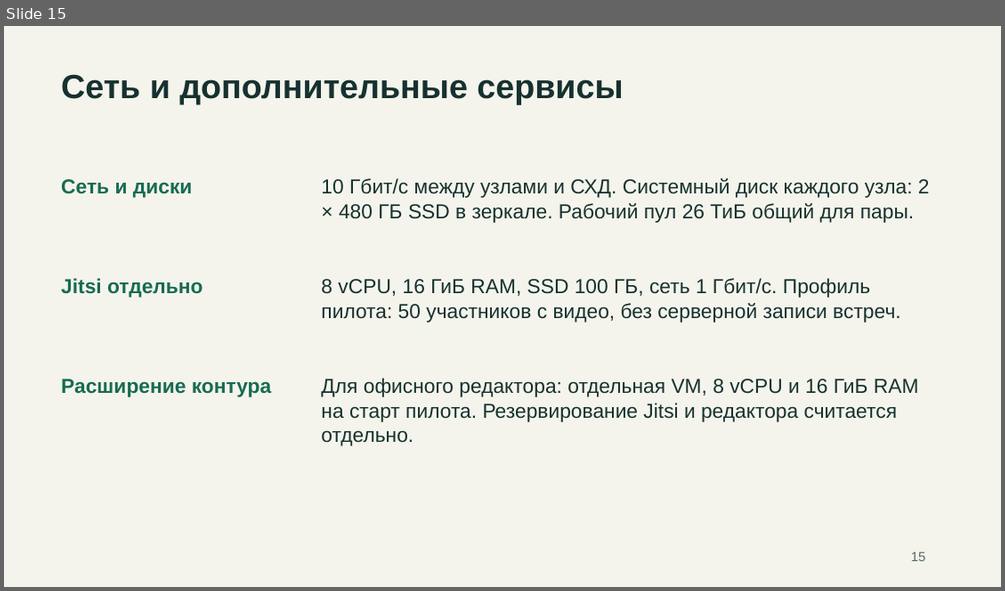
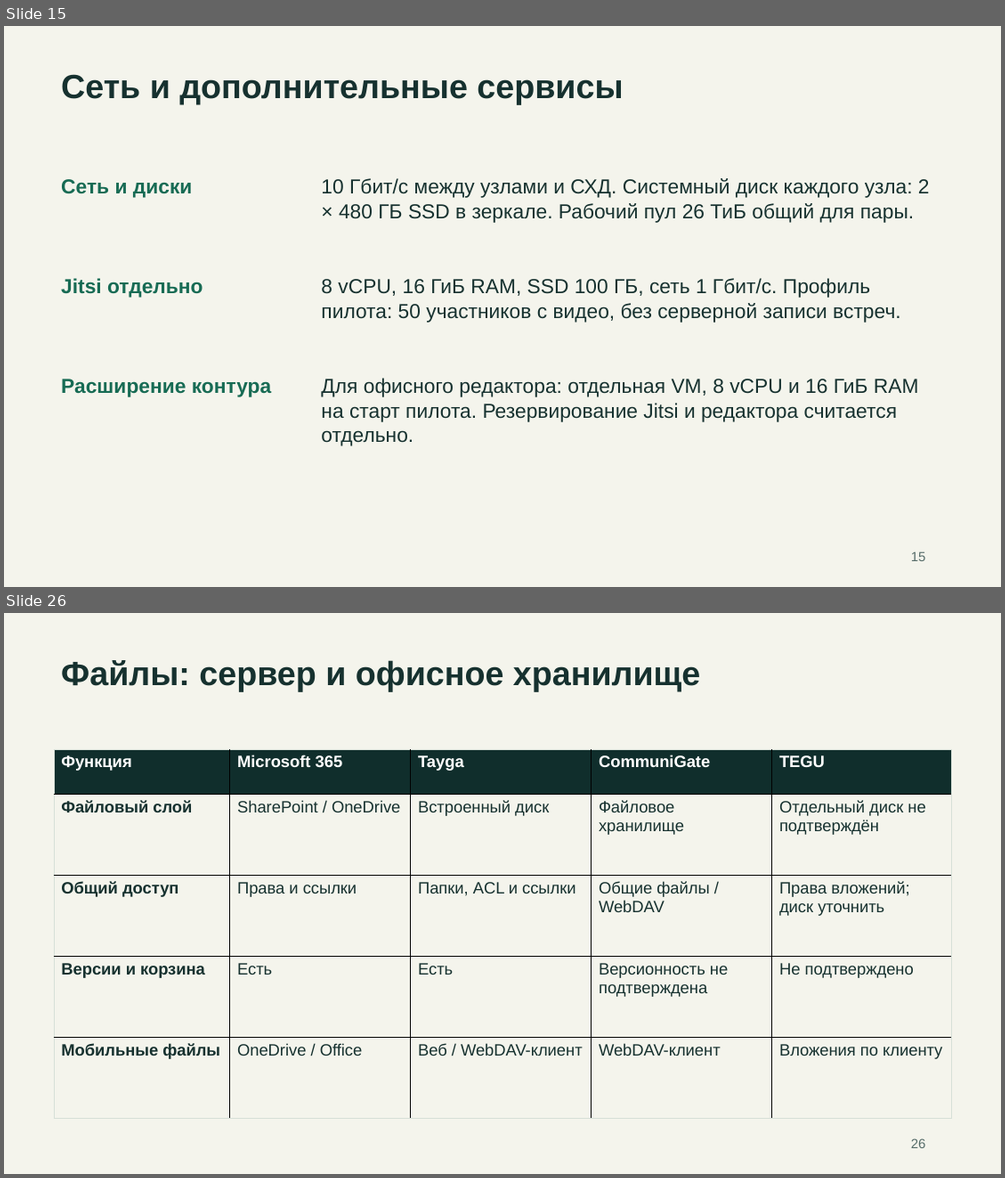
Before and after one commit to rkislov/tayga-mail-server, a slide deck: docs/presentations/tayga-competitors-2026-11-19.pptx. Shown one above the other, each under a label of ours: slide 15 before the commit, slides 15 and 26 after it; the slides between them are not shown. The pictures are 1005x591 and 1005x1178 pixels, drawn with LibreOffice and Linux fonts; fonts in the diff are those of the drawing. Boxes give left, top, right and bottom in pixels: in the first picture for what was removed or moved away, otherwise in the second. Text is boxed around its words. In the diff, an @@ line names an element or a change of style, - is before the commit and + after.

```diff
--- a/docs/presentations/tayga-competitors-2026-11-19.pptx
+++ b/docs/presentations/tayga-competitors-2026-11-19.pptx
@@ slide 26 added at (x1=4, y1=613, x2=1001, y2=1174), background #F4F4EC @@
@@ text added at (x1=61, y1=660, x2=700, y2=692), 32.2 pt, text #16312F, bold @@
+Файлы: сервер и офисное хранилище
@@ table added at (x1=54, y1=749, x2=952, y2=1119), 5 rows, 5 columns @@
+Функция | Microsoft 365 | Tayga | CommuniGate | TEGU
+Файловый слой | SharePoint / OneDrive | Встроенный диск | Файловое хранилище | Отдельный диск не подтверждён
+Общий доступ | Права и ссылки | Папки, ACL и ссылки | Общие файлы / WebDAV | Права вложений; диск уточнить
+Версии и корзина | Есть | Есть | Версионность не подтверждена | Не подтверждено
+Мобильные файлы | OneDrive / Office | Веб / WebDAV-клиент | WebDAV-клиент | Вложения по клиенту
@@ text added at (x1=911, y1=1138, x2=926, y2=1148), 12.8 pt, text #566C69 @@
+26
```
Also in this commit, not shown: 3 slides changed, 17 other slides added, 2 other files.
